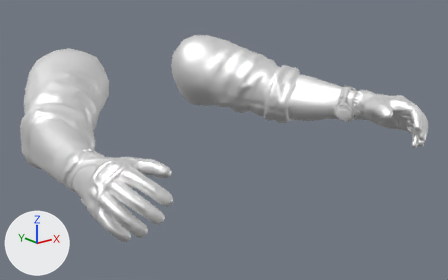
The FBX model Assets/Examples/Models/ExampleCharacter.fbm/ExampleCharacter_Hands.fbm/ExampleCharacter_Hands.fbx: old version first, new version second.
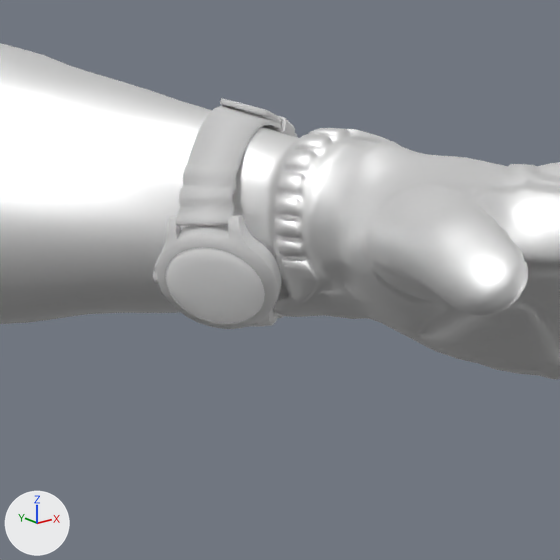
Each version is shown whole from a camera (50 mm lens) standing at (-0.847, -1.386, 1.771) and looking at (0.026, -0.294, 1.334), then close up on the part from 69% to 89% of the width and 25% to 57% of the height. Arrows for +X, +Y and +Z are at lower left; the lights stay in place. Vertices at the same position are counted once.

Names of what the first close-up shows: 'Hands_BEAR'.
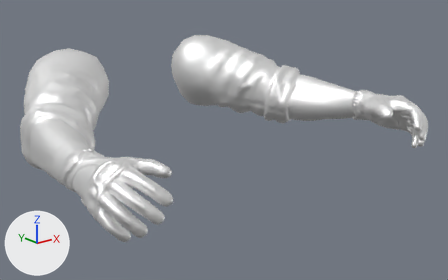
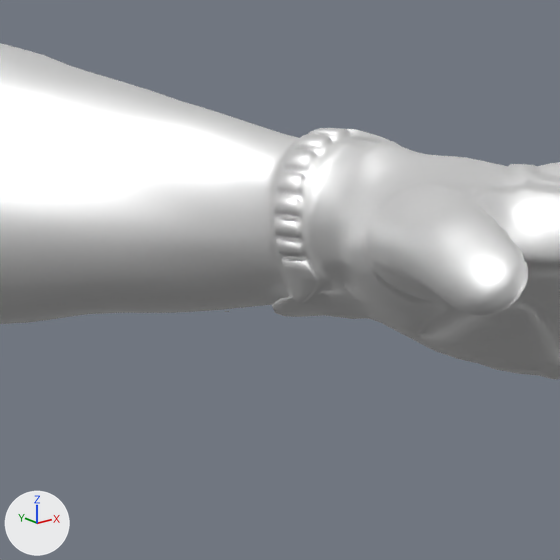
What differs and where, as boxes [x1, y1, x2, y2] in the close-ups (560 x 560 px):
part 1 of me_hands_bear, deleted
    before: [153, 98, 297, 329]

What the commit changed:
me_hands_bear is used by ob_hands_bear; location (0.0, 0.0, 0.0).
me_hands_bear had 12729 vertices, 25292 faces and spanned x -0.436..0.434, y -0.614..0.132, z 1.298..1.53.
me_hands_bear now has 11974 vertices, 23852 faces and spans x -0.436..0.434, y -0.614..0.132, z 1.298..1.53.
me_hands_bear part 1: 8 loose pieces with 755 vertices, spanning x 0.332..0.419, y -0.403..-0.341, z 1.335..1.428, are deleted.
me_hands_bear no longer uses material mat_watch_bear (white #e9e9e9).
me_hands_bear no longer uses material mat_phong1 (white #ffffff).
